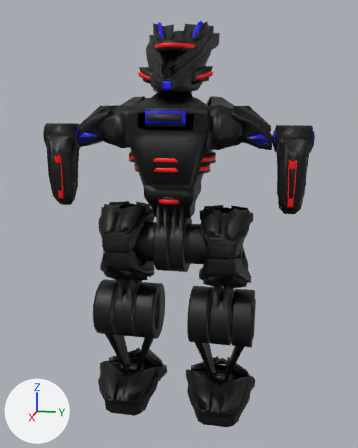
Renders of the glTF model RobotHead.glb from each side of a commit.
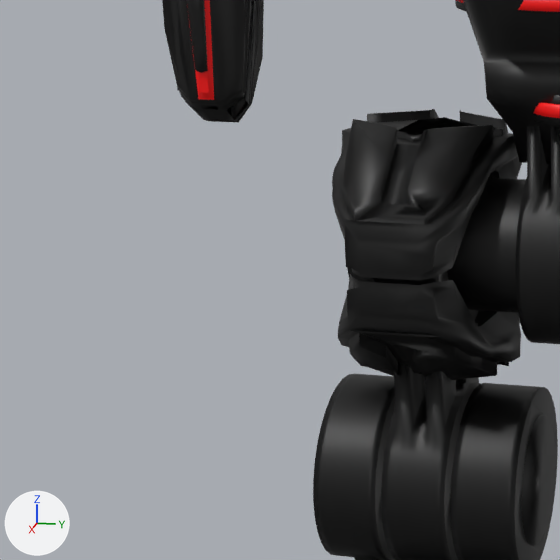
The first picture shows the older version from a 50 mm lens placed at (13.06, 2.79, 5.47), pointed at (-0.27, 0.12, 2.14). The close-ups show both versions on the part from 0% to 46% of the width and 38% to 75% of the height of that picture; other places that the commit changed are outside them. The axes (+X, +Y, +Z) are drawn at lower left. The lights are the same throughout. Where no turn or scale is listed for an object, it has been applied to the vertices. Vertices at the same position are counted once.

Script lines for the objects in view, before the commit:
```python
me_cube_015 = bpy.data.meshes.new('Cube.015')
me_cube_015.from_pydata(...)  # 381 vertices, 721 faces; spans x 1.0..3.0, y -1.4..2.2, z -22.1..-4.2
me_cube_015.materials.append(mat_red_001)  # black #000000
me_cylinder_009 = bpy.data.meshes.new('Cylinder.009')
me_cylinder_009.from_pydata(...)  # a 32-sided cylinder along z spanning x -1.0..1.0, y -1.0..1.0, z -0.82..0.82
me_cylinder_009.materials.append(mat_red_001)  # black #000000
me_cylinder_016 = bpy.data.meshes.new('Cylinder.016')
me_cylinder_016.from_pydata(...)  # 460 vertices, 921 faces; spans x -1.0..1.0, y -2.54..1.21, z -1.39..1.99
me_cylinder_016.materials.append(mat_red_001)  # black #000000
ob_cube_017 = bpy.data.objects.new('Cube.017', me_cube_015)
ob_cube_017.location = (0.1, 0.1, 2.93)
ob_cube_017.rotation_euler = (-3.142, 0.0, 1.571)  # degrees (-180, 0, 90)
ob_cube_017.scale = (-0.72, -0.6, -0.06)
ob_cylinder_002 = bpy.data.objects.new('Cylinder.002', me_cylinder_009)
ob_cylinder_002.location = (-0.1, -1.3, -0.47)
ob_cylinder_002.rotation_euler = (-1.571, 1.571, 0.0)  # degrees (-90, 90, 0)
ob_cylinder_002.scale = (-0.56, -0.56, -1.1)
ob_cylinder_005 = bpy.data.objects.new('Cylinder.005', me_cylinder_016)
ob_cylinder_005.location = (-0.1, -0.73, -0.64)
ob_cylinder_005.rotation_euler = (-1.571, 0.0, 0.0)  # degrees (-90, 0, 0)
ob_cylinder_005.scale = (-0.8, -0.8, -0.218)
# also in view: 'Body' at (-0.14, 0.02, 4.22); 'Cylinder.004' at (-0.1, -1.77, -1.17); 'MainShape.002' at (0.25, -3.03, 3.78); 'Cube.018' at (-0.13, -1.34, 1.04); 'Cylinder.007' at (-0.1, -0.2, 1.83)
```
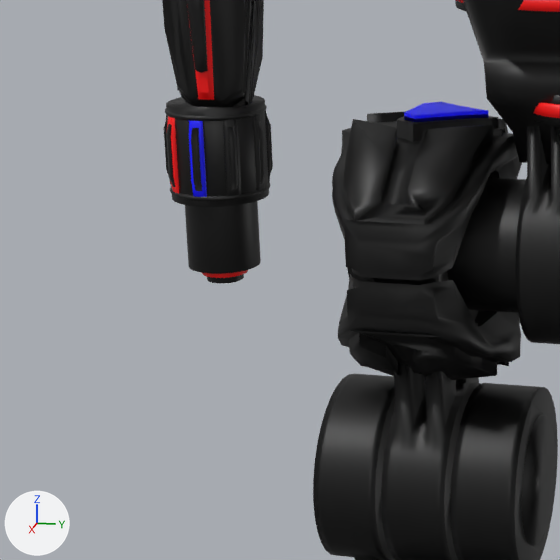
Where the newer file only moved an object's origin or applied its transform, the numbers keep the older frame.

Boxes [x1, y1, x2, y2] around the edits, measured in the close-ups (560 x 560 px):
'Cube.017', reshaped, moved
    before: [332, 109, 522, 280]
    after: [332, 111, 522, 280]
'Cylinder.024', added (black)
    after: [166, 95, 269, 207]
'Cylinder.039', added (black)
    after: [185, 201, 261, 274]
'Cube.024', now drawn (blue)
    after: [404, 102, 488, 122]
'Cylinder.028', added (black)
    after: [223, 119, 241, 196]
'Cylinder.026', added
    after: [189, 120, 207, 197]
'Cylinder.030', added (black)
    after: [253, 114, 267, 191]
'Cylinder.038', added
    after: [166, 116, 179, 194]
'Torus.002', added (black)
    after: [165, 105, 267, 121]
'Torus.003', added (black)
    after: [170, 182, 270, 201]
'Cylinder.032', added
    after: [265, 110, 273, 182]
'Cylinder.041', added
    after: [207, 274, 244, 283]
'Cylinder.040', added
    after: [202, 270, 248, 278]
'Cylinder.037', added
    after: [164, 115, 171, 184]

The change, as a list of edits to the scene's bpy script:
```text
Change me_cube_015:
    used by ob_cube_017; location = (0.1, 0.1, 2.93); rotation_euler = (-3.142, 0.0, 1.571), in degrees (-180, 0, 90); scale = (-0.72, -0.6, -0.06)
    remove me_cube_015.from_pydata(...)  # 381 vertices, 721 faces; spans x 1.0..3.0, y -1.4..2.2, z -22.1..-4.2
    add me_cube_015.from_pydata(...)  # 413 vertices, 785 faces; spans x -1.0..1.1, y -1.8..1.8, z -12.5..5.9
    me_cube_015 part 1: 381 vertices removed from x 1.0..3.0, y -1.4..2.2, z -22.1..-4.2; 413 vertices added at x -1.0..1.1, y -1.8..1.8, z -12.5..5.9
Change ob_cube_017:
    ob_cube_017.location: (0.1, 0.1, 2.93) -> (-0.14, -1.32, 2.36)
Add ob_cylinder_041:
    ob_cylinder_041 = bpy.data.objects.new('Cylinder.041', me_cylinder_056)  # 128 vertices, 252 faces; spans x -0.154..0.154, y -0.154..0.154, z -1.0..0.2; in mat_black_001 (black #000000)
    ob_cylinder_041.location = (0.24, -3.06, 2.3)
Add ob_cylinder_040:
    ob_cylinder_040 = bpy.data.objects.new('Cylinder.040', me_cylinder_055)  # a 32-sided cylinder along z spanning x -0.192..0.192, y -0.192..0.192, z -1.0..0.2; in mat_red (red #ff0000)
    ob_cylinder_040.location = (0.24, -3.06, 2.36)
Add ob_cylinder_039:
    ob_cylinder_039 = bpy.data.objects.new('Cylinder.039', me_cylinder_054)  # 128 vertices, 252 faces; spans x -0.3..0.3, y -0.3..0.3, z -1.0..0.2; in mat_black_001 (black #000000)
    ob_cylinder_039.location = (0.24, -3.06, 2.43)
Add ob_torus_003:
    ob_torus_003 = bpy.data.objects.new('Torus.003', me_torus_003)  # 576 vertices, 1152 faces; spans x -0.415..0.415, y -0.415..0.415, z -0.039..0.039; in mat_black_001 (black #000000)
    ob_torus_003.location = (0.24, -3.06, 2.1)
Add ob_torus_002:
    ob_torus_002 = bpy.data.objects.new('Torus.002', me_torus_003.copy())
    ob_torus_002.location = (0.24, -3.06, 2.77)
Add ob_cylinder_038:
    ob_cylinder_038 = bpy.data.objects.new('Cylinder.038', me_cylinder_053)  # 67 vertices, 112 faces; spans x 0.264..0.363, y -0.317..-0.209, z -0.351..0.351; in mat_red (red #ff0000), mat_black_001 (black #000000)
    ob_cylinder_038.location = (0.24, -3.06, 2.43)
Add ob_cylinder_037:
    ob_cylinder_037 = bpy.data.objects.new('Cylinder.037', me_cylinder_052)  # 67 vertices, 112 faces; spans x 0.011..0.131, y -0.439..-0.378, z -0.351..0.351; in mat_black_001 (black #000000)
    ob_cylinder_037.location = (0.24, -3.06, 2.43)
Add ob_cylinder_032:
    ob_cylinder_032 = bpy.data.objects.new('Cylinder.032', me_cylinder_048)  # 67 vertices, 112 faces; spans x -0.263..-0.147, y 0.312..0.397, z -0.351..0.351; in mat_black_001 (black #000000)
    ob_cylinder_032.location = (0.24, -3.06, 2.43)
Add ob_cylinder_030:
    ob_cylinder_030 = bpy.data.objects.new('Cylinder.030', me_cylinder_047)  # 67 vertices, 112 faces; spans x 0.011..0.131, y 0.378..0.439, z -0.351..0.351; in mat_black_001 (black #000000)
    ob_cylinder_030.location = (0.24, -3.06, 2.43)
Add ob_cylinder_028:
    ob_cylinder_028 = bpy.data.objects.new('Cylinder.028', me_cylinder_046)  # 67 vertices, 112 faces; spans x 0.264..0.363, y 0.209..0.317, z -0.351..0.351; in mat_black_001 (black #000000)
    ob_cylinder_028.location = (0.24, -3.06, 2.43)
Add ob_cylinder_026:
    ob_cylinder_026 = bpy.data.objects.new('Cylinder.026', me_cylinder_045)  # 67 vertices, 112 faces; spans x 0.394..0.443, y -0.058..0.058, z -0.351..0.351; in mat_blue (blue #0000ff), mat_black_001 (black #000000)
    ob_cylinder_026.location = (0.24, -3.06, 2.43)
Add ob_cylinder_024:
    ob_cylinder_024 = bpy.data.objects.new('Cylinder.024', me_cylinder_044)  # 70 vertices, 132 faces; spans x -0.434..0.366, y -0.4..0.4, z -0.4..0.4; in mat_black_001 (black #000000)
    ob_cylinder_024.location = (0.28, -3.06, 2.43)
```
